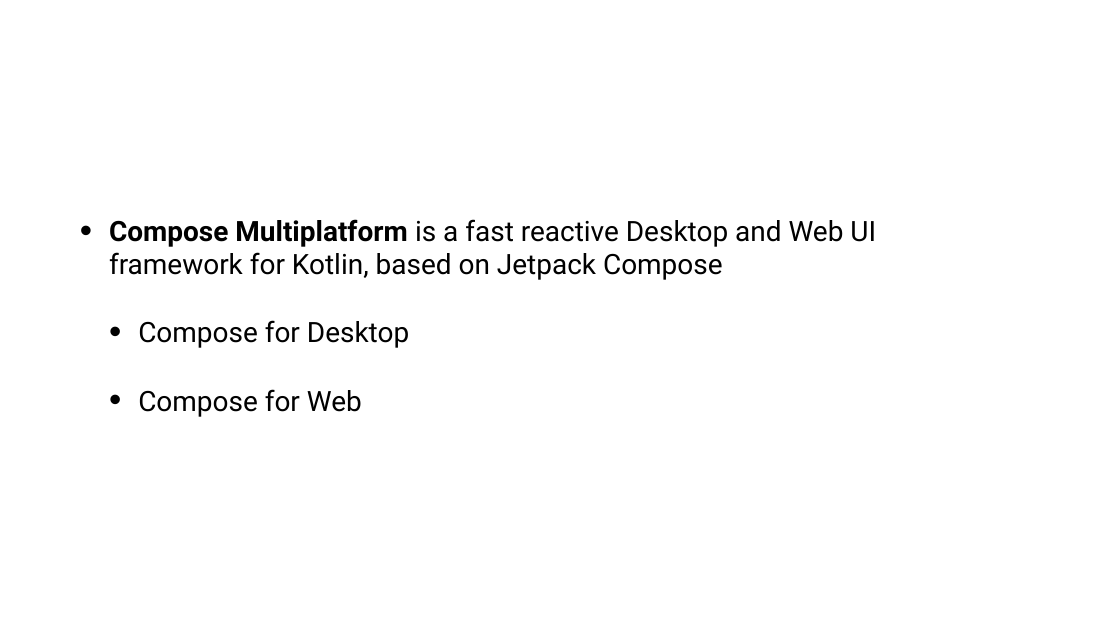
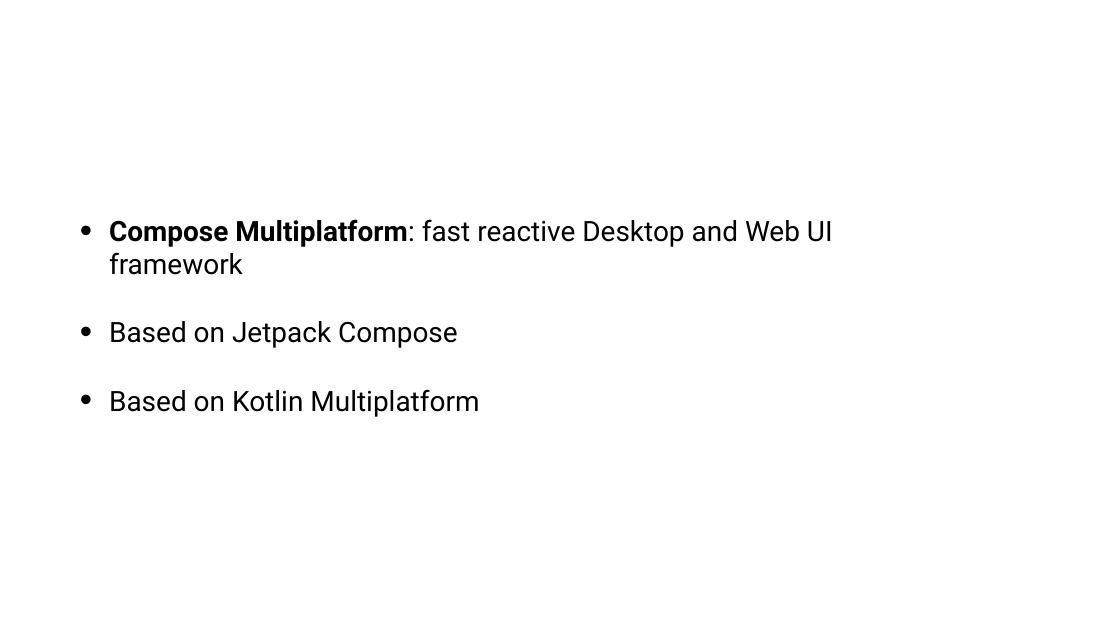
Before and after one commit to tkuenneth/compose_workshop, a slide deck: slide 5 of slides/06_Beyond Android.pptx. Drawn at 1120x630 pixels with LibreOffice and Linux fonts; fonts in the diff are those of the drawing; background and template pictures are left out. Boxes give left, top, right and bottom in pixels: in the first picture for what was removed or moved away, otherwise in the second. Text is boxed around its words. In the diff, an @@ line names an element or a change of style, - is before the commit and + after.

```diff
--- a/slides/06_Beyond Android.pptx
+++ b/slides/06_Beyond Android.pptx
@@ text at [109,219,833,417]: text changed @@
-• Compose Multiplatform is a fast reactive Desktop and Web UI framework for Kotlin, based on Jetpack Compose
-  • Compose for Desktop
-  • Compose for Web
+• Compose Multiplatform: fast reactive Desktop and Web UI framework
+• Based on Jetpack Compose
+• Based on Kotlin Multiplatform
```
Also in this commit, not shown: 2 other slides changed, 8 slides added, 1 slide removed.
